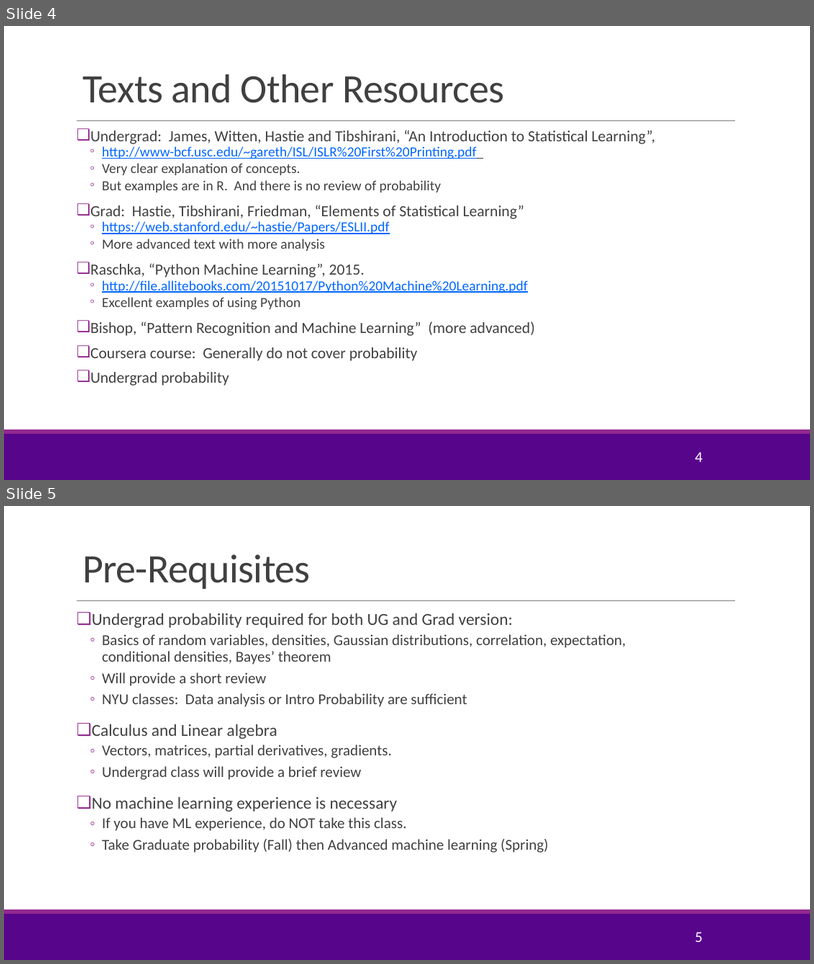
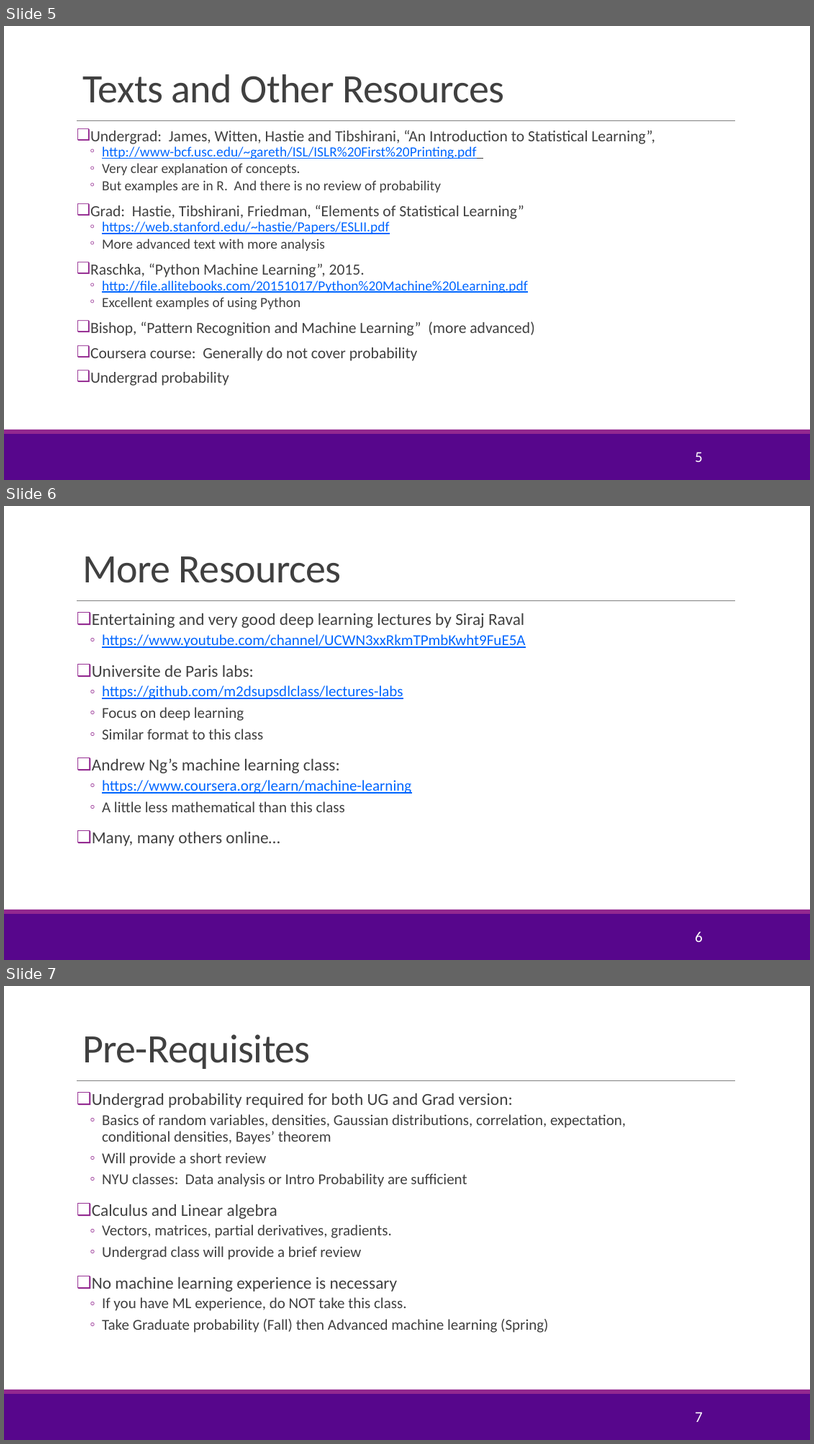
Before and after one commit to joshzzl/introml, a slide deck: lectures/CourseAdmin.pptx. Shown one above the other, each under a label of ours: slides 4 and 5 before the commit, slides 5, 6 and 7 after it. The pictures are 814x964 and 814x1444 pixels, drawn with LibreOffice and Linux fonts; fonts in the diff are those of the drawing; background and template pictures are left out. Boxes give left, top, right and bottom in pixels: in the first picture for what was removed or moved away, otherwise in the second. Text is boxed around its words. In the diff, an @@ line names an element or a change of style, - is before the commit and + after.

```diff
--- a/lectures/CourseAdmin.pptx
+++ b/lectures/CourseAdmin.pptx
@@ slide 6 added at box(4, 506, 810, 960), background #FFFFFF; not listed: 3 template elements that a slide beside it also shows @@
@@ title added at box(82, 556, 341, 583), 48 pt, text #404040 @@
+More Resources
@@ text added at box(92, 613, 525, 846), 18 pt, text #404040 @@
+❑ Entertaining and very good deep learning lectures by Siraj Raval
+  ◦ https://www.youtube.com/channel/UCWN3xxRkmTPmbKwht9FuE5A
+❑ Universite de Paris labs:
+  ◦ https://github.com/m2dsupsdlclass/lectures-labs
+  ◦ Focus on deep learning
+  ◦ Similar format to this class
+❑ Andrew Ng’s machine learning class:
+  ◦ https://www.coursera.org/learn/machine-learning
+  ◦ A little less mathematical than this class
+❑ Many, many others online…
@@ page number added at box(695, 931, 703, 942), 18 pt, text #FFFFFF @@
+6
@@ what was slide 4 is now slide 5 @@
@@ page number at box(695, 452, 703, 462): text changed @@
-4
+5
@@ what was slide 5 is now slide 7 @@
@@ page number at box(695, 1412, 703, 1422): text changed @@
-5
+7
```
Also in this commit, not shown: 3 slides changed, 2 other slides added, 3 other files.
